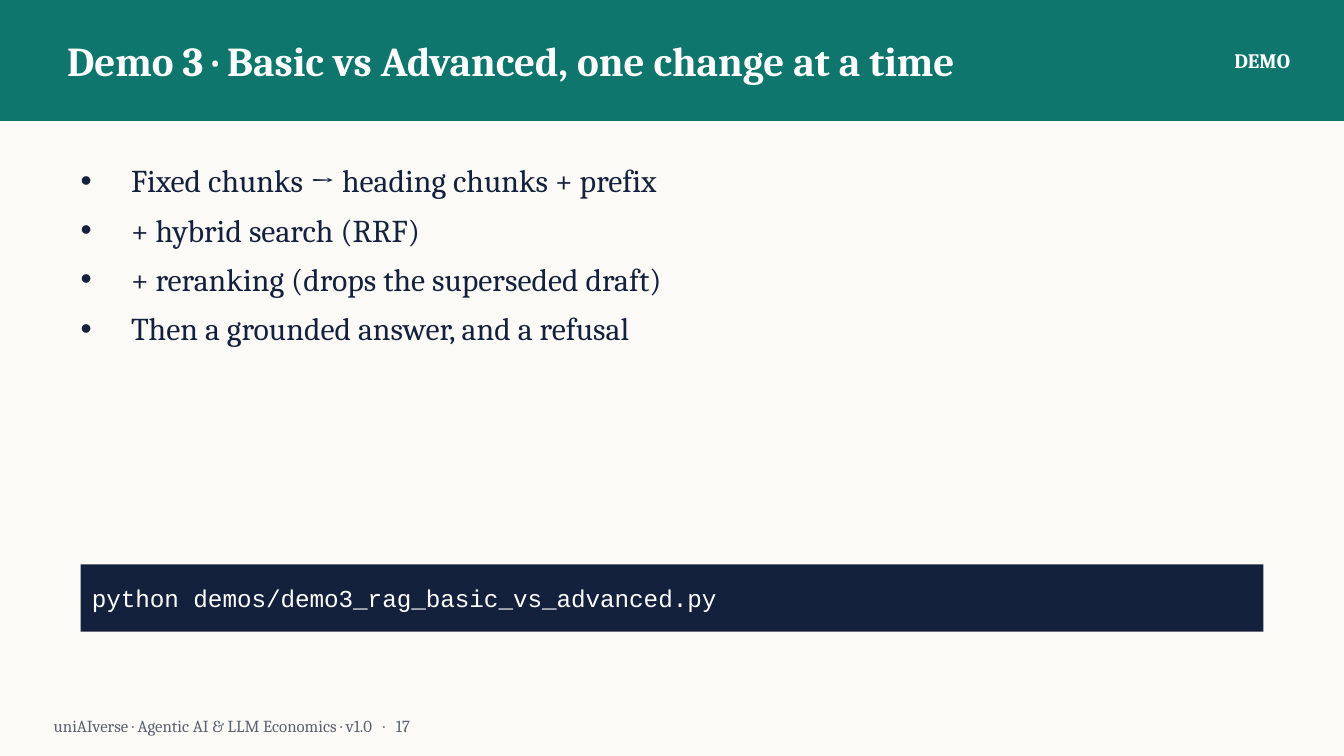
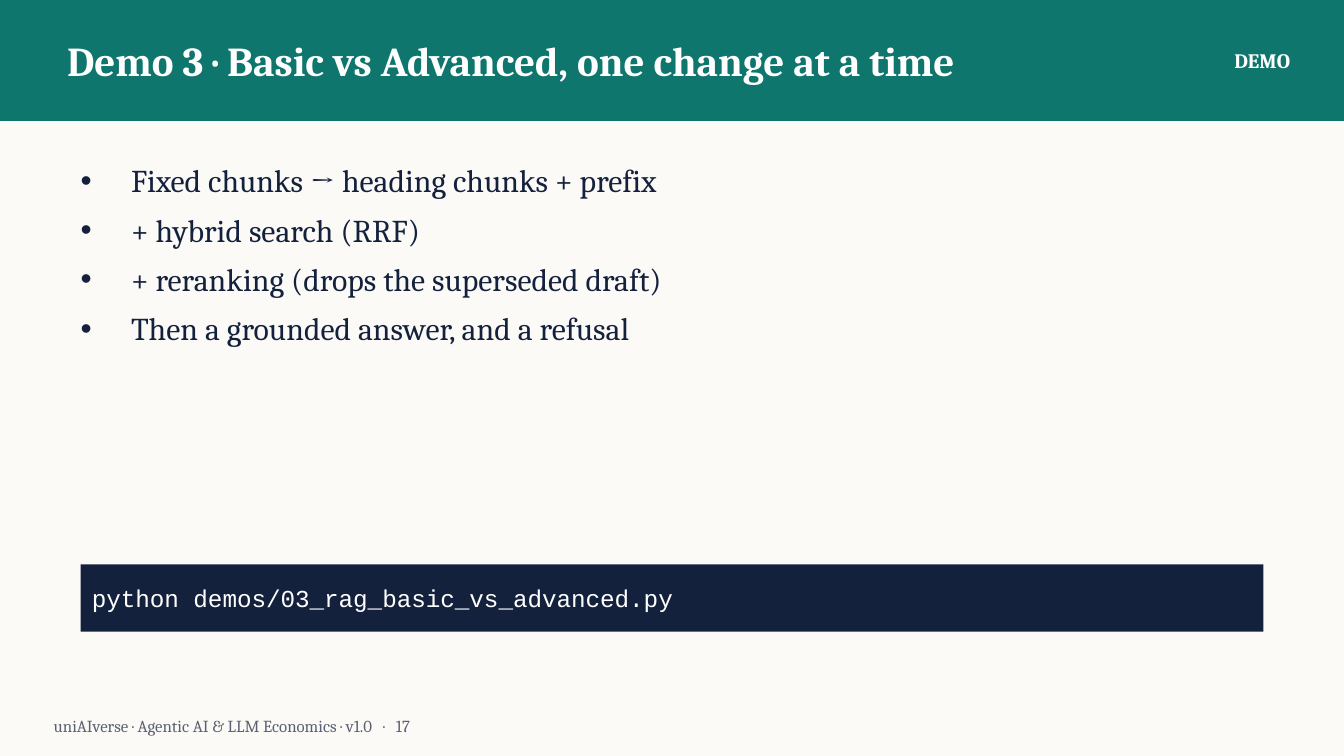
Before and after one commit to The-UniAiverse/Portfolio, a slide deck: slide 17 of training-materials/agentic-ai-workshop/Agentic-AI-LLM-Economics.pptx. Drawn at 1344x756 pixels with LibreOffice and Linux fonts; fonts in the diff are those of the drawing. Boxes give left, top, right and bottom in pixels: in the first picture for what was removed or moved away, otherwise in the second. Text is boxed around its words. In the diff, an @@ line names an element or a change of style, - is before the commit and + after.

Commit message:
chore: consolidate demo names in deck and guides; rebuild deck

```diff
--- a/training-materials/agentic-ai-workshop/Agentic-AI-LLM-Economics.pptx
+++ b/training-materials/agentic-ai-workshop/Agentic-AI-LLM-Economics.pptx
@@ text in rectangle at (x1=92, y1=590, x2=672, y2=612): text changed @@
-python demos/demo3_rag_basic_vs_advanced.py
+python demos/03_rag_basic_vs_advanced.py
```
Also in this commit, not shown: 6 other slides changed, 3 other files.
